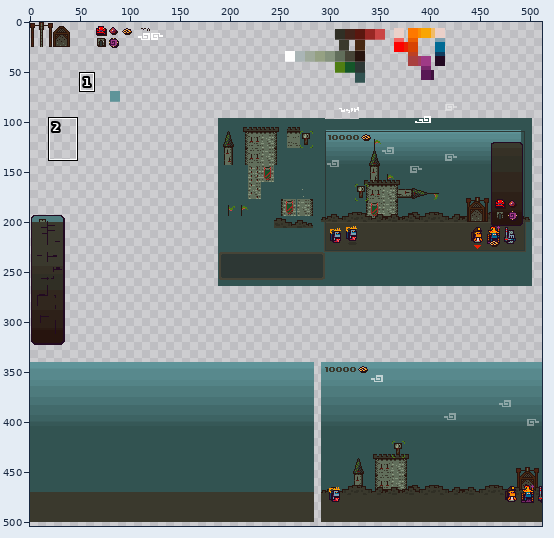
Sprite sheet, stored at android/assets/tiles.png. The first picture is a wide view before the edit; the outline marks the close-up.
Close-up. Before:
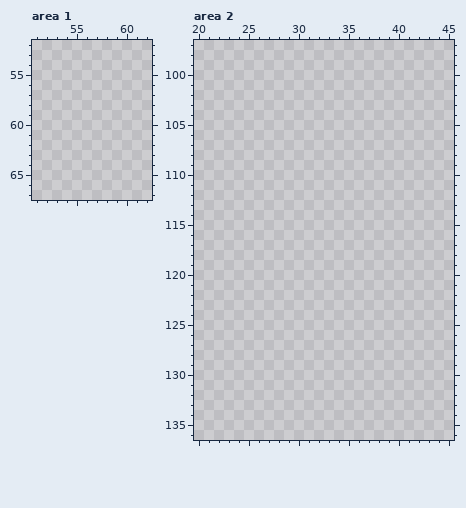
The file is 512x512 pixels. Pixels under 10% opacity are left out. Colours within 5 levels of each other are drawn and written as one. Shown: area 1: x 51..62, y 52..67; area 2: x 20..45, y 97..136. The old version is drawn lined up with the new one. The wide view leaves out empty margins. The commit also changed other parts of the picture, which this record leaves out.
Palette (. is transparent): 
The same view after the edit:
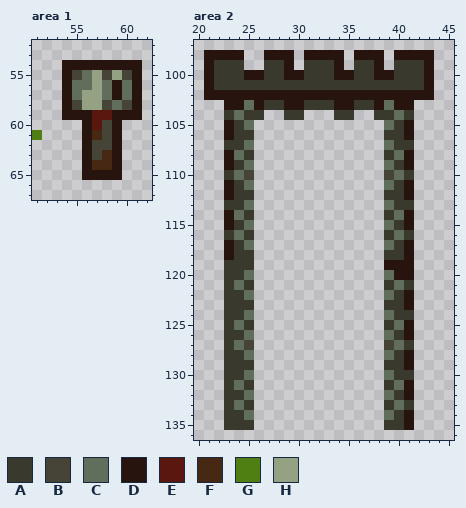
Colours new in this view: A #3a392d  B #464437  C #616e5b  D #27140e  E #5a170f  F #472812  G #4f7e12  H #95a183
The exact change:
drawings rearranged on the sheet (the old picture shows each at its new place; 5 dropped ones are not shown)
Changed rows in their new state; - is an unchanged pixel.
Area 1:
first column x 51:
54 ---DDDDDDDD
55 ---DBCHBHBD
56 ---DCCHCDCD
57 ---DCHHCDCD
58 ---DBHHBCBD
59 ---DDDEEDDD
60 -----DEBD--
61 G----DFBD--
62 -----DBBD--
63 -----DBFD--
64 -----DFFD--
65 -----DDDD--
Area 2:
first column x 21:
 98 DDDD--DDD-DDDD-DDD-DDDD
 99 DAAA--AAD-AAAD-AAD-AAAD
100 DAAADDAADDAAADDAADDAAAD
101 DAAAAAAAAAAAAAAAAAAAAAD
102 DDDDDDDDDDDDDDDDDDDDDDD
103 --DDCDAADDAAADDAADCDD--
104 --ACAA--AA---AA--AACA--
105 --DAC-------------CAD--
106 --DAA-------------AAD--
107 --AAC-------------CAA--
108 --DCA-------------ACD--
109 --DAC-------------CAD--
110 --ACB-------------BCA--
111 --DAC-------------CAD--
112 --DAA-------------AAD--
113 --AAC-------------CAA--
114 --DCA-------------ACD--
115 --DAC-------------CAD--
116 --ACA-------------ACA--
117 --DAC-------------CAD--
118 --DAA-------------AAD--
119 --AAA-------------DDD--
120 --AAC-------------CDD--
121 --ACA-------------ACA--
122 --AAC-------------CAD--
123 --AAA-------------AAD--
124 --AAC-------------CAA--
125 --ACA-------------ACD--
126 --AAC-------------CAD--
127 --ACB-------------BCA--
128 --AAC-------------CAD--
129 --AAA-------------AAD--
130 --AAC-------------CAA--
131 --ACA-------------ACD--
132 --AAC-------------CAD--
133 --ACA-------------ACA--
134 --AAC-------------CAD--
135 --AAA-------------AAD--
Boxes around the changes in both close-ups, in picture pixels (x1, y1, x2, y2):
added: (32, 60, 142, 180)
added: (204, 50, 434, 430)
